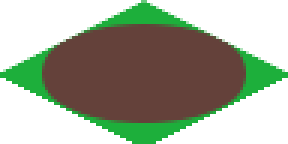
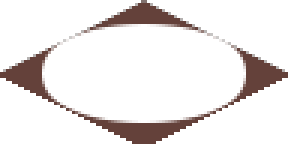
Layered file, before and after one edit (288 × 144). Changes by layer:
showed "Merged Tile" (1st of 3), moved it above "Layer 7" over <box>0,0,288,144</box>
hid "Layer 7", moved it above "Corner Mask" over <box>0,0,288,144</box>
added group "Corner Mask" with 6 layers above "MERGED" over <box>0,0,288,144</box>
added layer "Tile Mask copy" in group "Corner Mask" over <box>0,0,288,144</box>
hid "Rounded Rectangle 2 copy 2" over <box>51,51,237,123</box>
hid "Rounded Rectangle 2 copy" over <box>51,24,237,75</box>
hid "Rounded Rectangle 2" over <box>42,39,246,108</box>
hid "Tile Mask" over <box>0,0,288,144</box>
